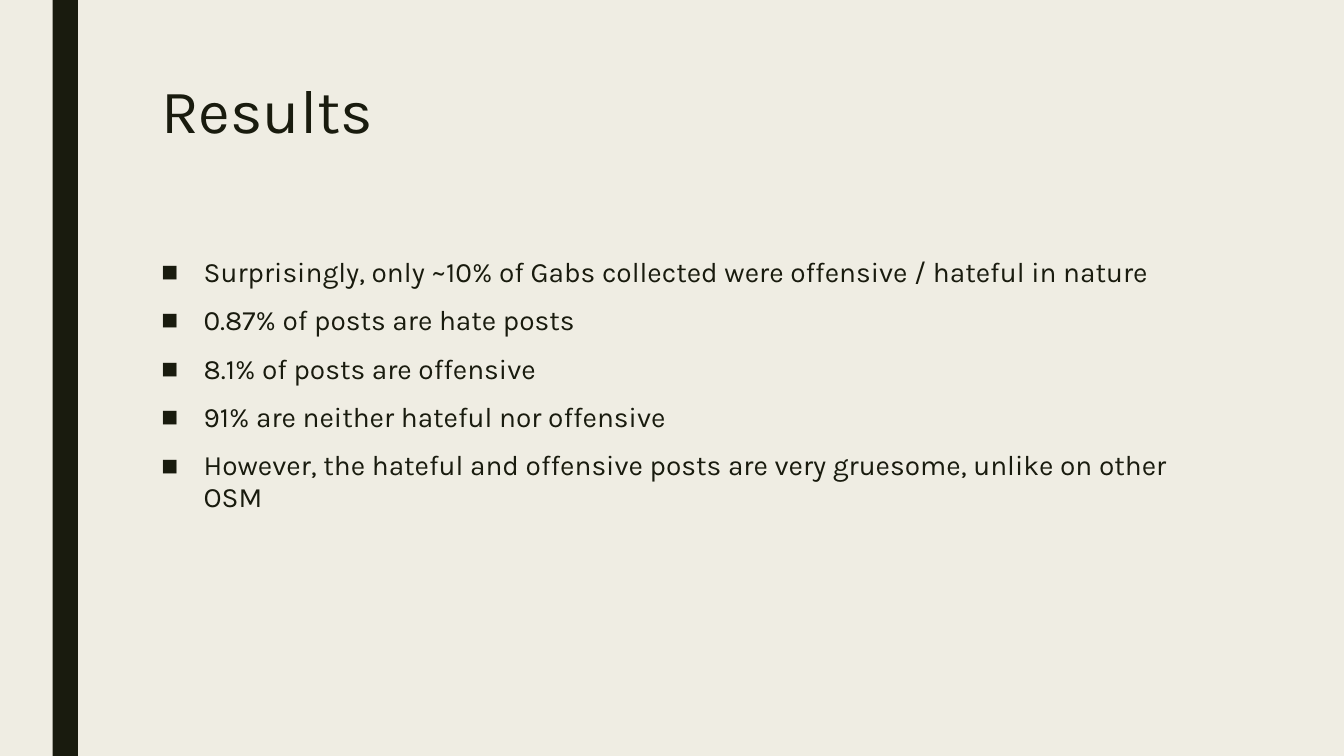
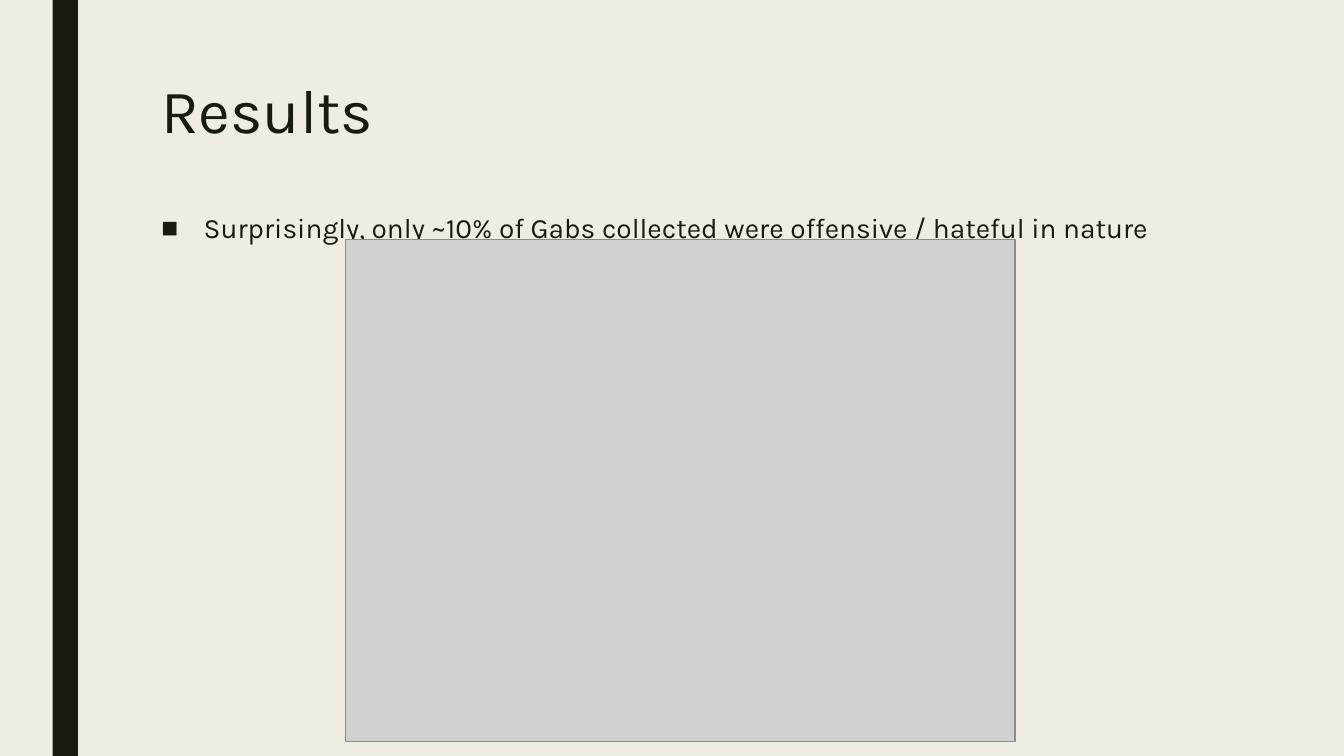
Before and after one commit to dheerajpreddy/GAB-Analysis, a slide deck: slide 5 of documentation/project_update.pptx. Drawn at 1344x756 pixels with LibreOffice and Linux fonts; fonts in the diff are those of the drawing; grey boxes stand for pictures. Boxes give left, top, right and bottom in pixels: in the first picture for what was removed or moved away, otherwise in the second. Text is boxed around its words. In the diff, an @@ line names an element or a change of style, - is before the commit and + after.

Commit message:
Updated presentation

```diff
--- a/documentation/project_update.pptx
+++ b/documentation/project_update.pptx
@@ text "Surprisingly, only ~10% of Gabs ...": place and size @@
-text "Surprisingly, only ~10% of Gabs ..." at (204,262,1166,508)
+text "Surprisingly, only ~10% of Gabs ..." at (204,218,1147,245)
@@ picture added at (346,240,1015,742) @@
@@ text at (204,310,1166,508): paragraphs removed @@
-■ 0.87% of posts are hate posts
-■ 8.1% of posts are offensive
-■ 91% are neither hateful nor offensive
-■ However, the hateful and offensive posts are very gruesome, unlike on other OSM
```
Also in this commit, not shown: 1 slide added, 4 other files.
